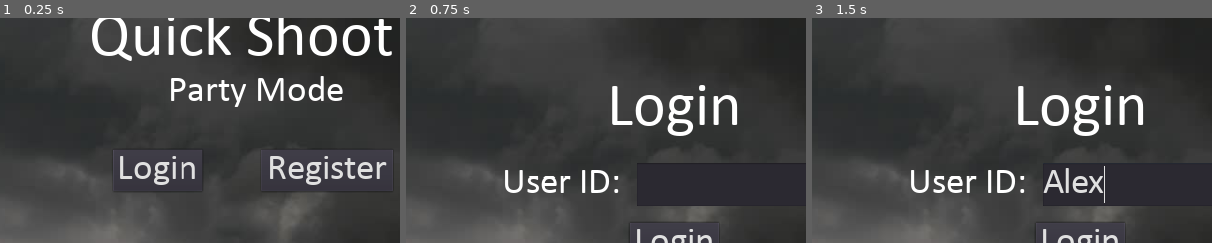
Above: before the commit, frames 1-3 (left to right).
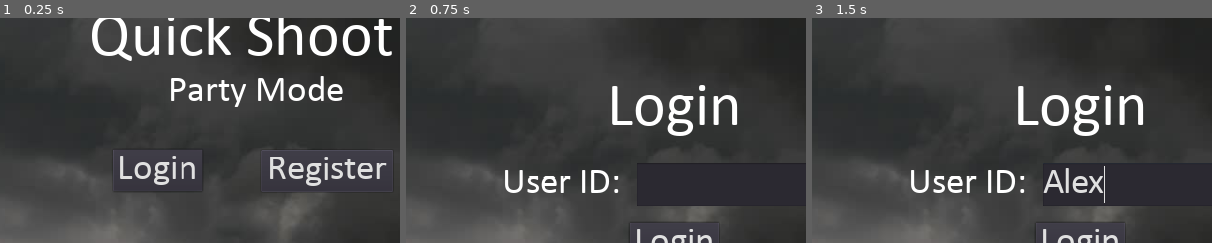
Above: after the commit, the same moments.

Repository: iamdejan/QuickShoot_Party
Game: Godot game, scene res://scenes/Home.tscn
The game is run twice, just before and just after one commit, with the same random seed, the same clock (stepped at 60 frames per second) and the same inputs.
Inputs (mouse positions are % of the whole screen's width and height, from its top left):
- Up to frame 1 (0.25 s): no input
- Up to frame 2 (0.75 s): click "Login" at 0.5 s
- Up to frame 3 (1.5 s): click (64, 48) at 1.27 s; type "Alex" at 1.35 s
The pictures show only the part of the screen within x 20-70%, y 11-61%; the shares and areas given below are measured in that part.

The runs differ from the first frame. In frame 1, 0.4% of the frame differs, in the area x 65-98%, y 61-78%; in frame 2, nothing differs; in frame 3, nothing differs.

Commit message:
Update Home.tscn

Diff:
--- a/scenes/Home.tscn
+++ b/scenes/Home.tscn
@@ -54,9 +54,9 @@
 
 [node name="RegisterButton" type="Button" parent="."]
 margin_left = 673.619
-margin_top = 292.282
+margin_top = 293.424
 margin_right = 884.619
-margin_bottom = 358.282
+margin_bottom = 359.424
 rect_pivot_offset = Vector2( 40.3698, 18.511 )
 custom_fonts/font = SubResource( 3 )
 text = "Register"
